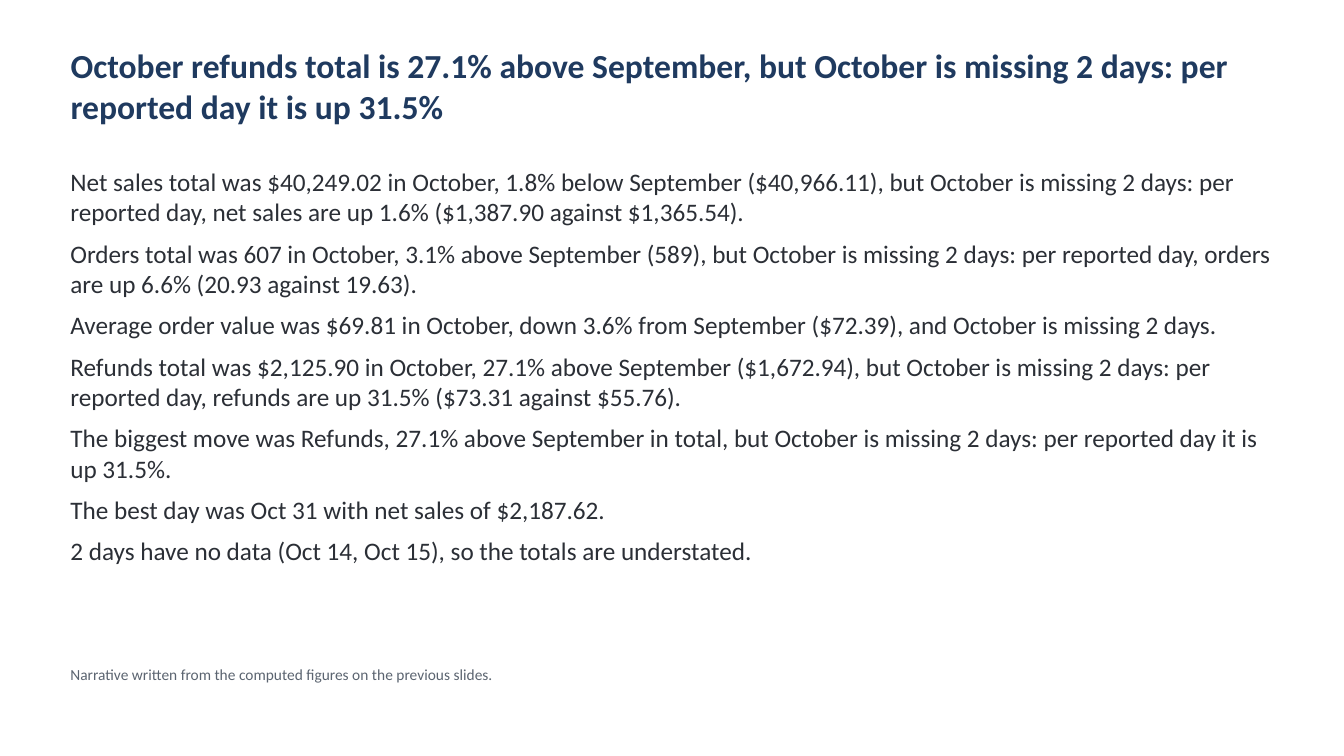
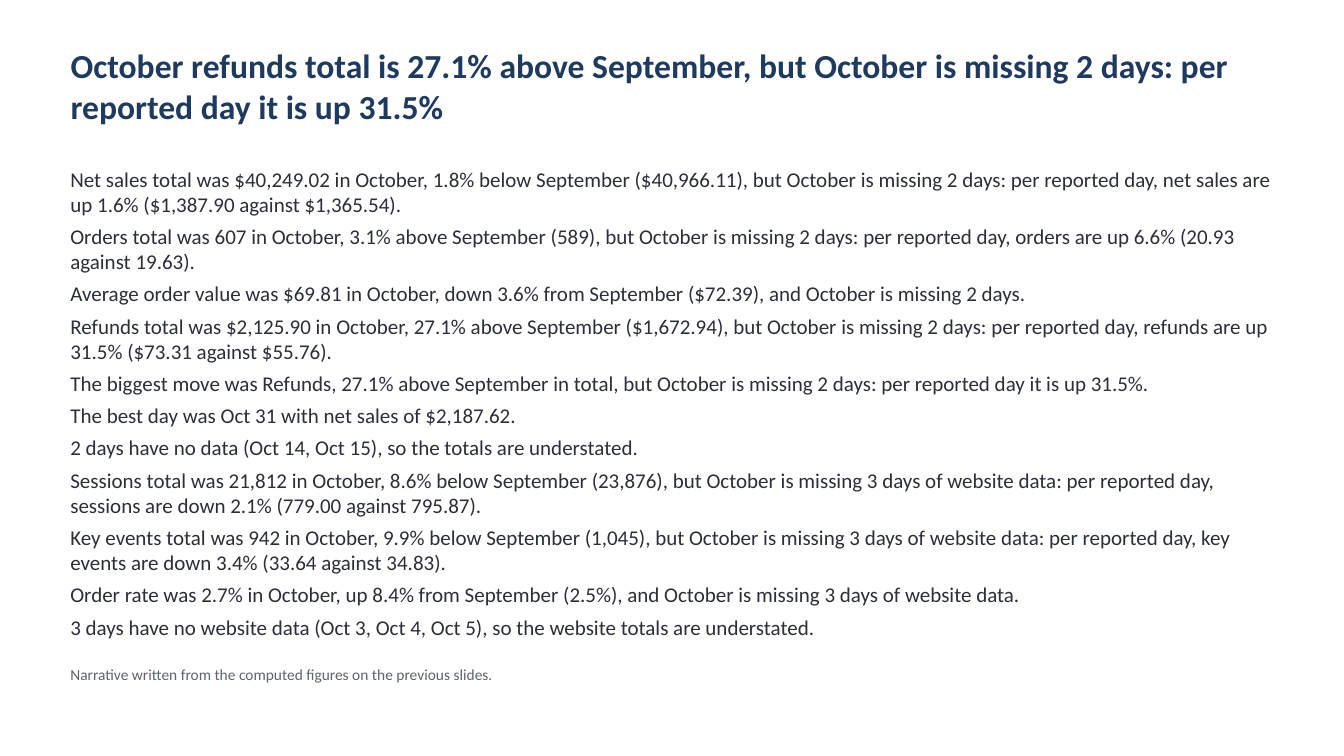
Before and after one commit to Exalt24/api-analytics-hub, a slide deck: slide 7 of docs/monthly-report-sample/report_2026-10.pptx (slide 6 before the commit). Drawn at 1344x756 pixels with LibreOffice and Linux fonts; fonts in the diff are those of the drawing. Boxes give left, top, right and bottom in pixels: in the first picture for what was removed or moved away, otherwise in the second. Text is boxed around its words. In the diff, an @@ line names an element or a change of style, - is before the commit and + after.

Commit message:
Add Google Analytics 4 as a second source and put the website in the monthly deck beside the store
The sync contract, runner, snapshot table and row level security needed no change for a second platform, so GA4 is one connector, a registry entry and a migration that adds four metric keys. The report was the part that assumed one source, so it now reads a store and a website connection separately, classifies the days of each from its own sync runs, and builds an eight slide deck when a website exists. A store with no website renders exactly as before, which a test checks against the saved read back of the earlier sample.

The connector was written from the saved runReport pages (docs/GA4_SOURCES.md lists what each page said and what is still unverified) and has only run against a stand-in server on the loopback address, never a live property. Retries are bounded because the pages say 500 and 503 spend a server error quota, and the figure check now covers the website metrics. 48 new mutation guards all caught their mutation.

```diff
--- a/docs/monthly-report-sample/report_2026-10.pptx
+++ b/docs/monthly-report-sample/report_2026-10.pptx
@@ text at (70, 172, 1270, 459): size 18 to 15 pt in "Net sales total was $40,249.02 in October, ...", "Orders total was 607 in October, 3.1% ...", "Average order value was $69.81 in October, ...", "Refunds total was $2,125.90 in October, 27.1% ..." and 3 more places; less space between paragraphs @@
@@ text at (70, 473, 1230, 639): paragraphs added @@
+Sessions total was 21,812 in October, 8.6% below September (23,876), but October is missing 3 days of website data: per reported day, sessions are down 2.1% (779.00 against 795.87).
+Key events total was 942 in October, 9.9% below September (1,045), but October is missing 3 days of website data: per reported day, key events are down 3.4% (33.64 against 34.83).
+Order rate was 2.7% in October, up 8.4% from September (2.5%), and October is missing 3 days of website data.
+3 days have no website data (Oct 3, Oct 4, Oct 5), so the website totals are understated.
```
Also in this commit, not shown: 3 other slides changed, 1 slide added, 32 other files.
